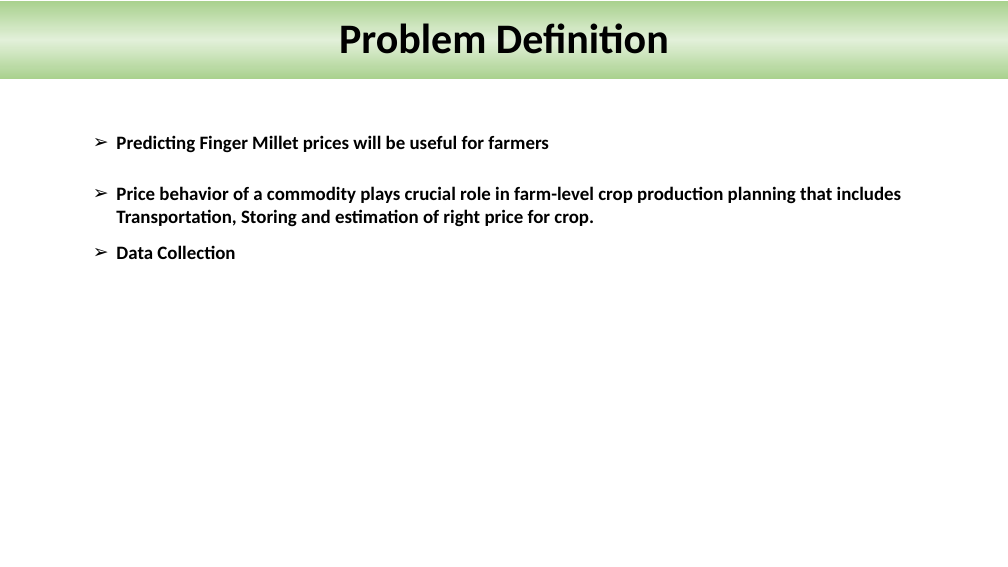
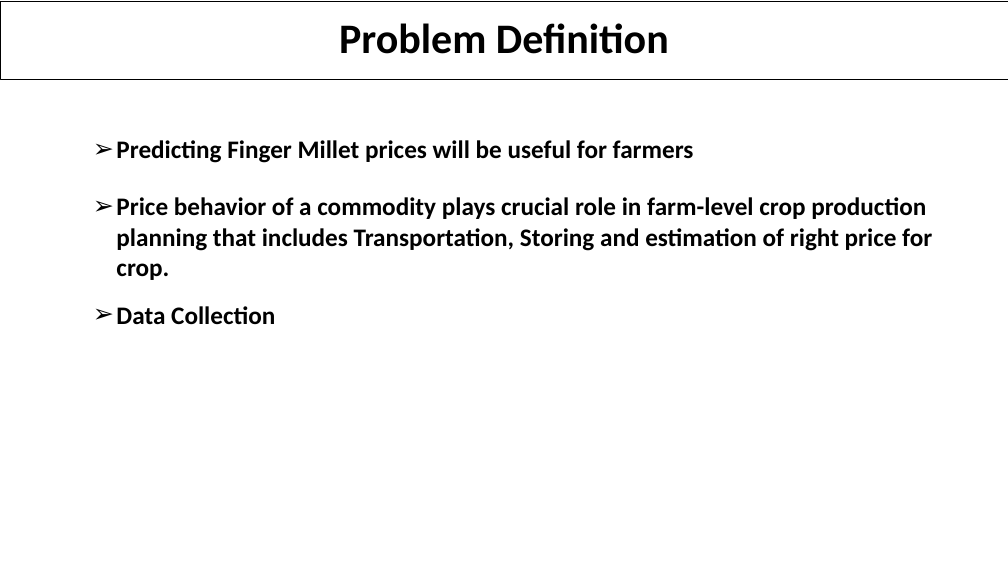
Before and after one commit to sanchanapradeep/aiml_capstone, a slide deck: slide 3 of Millets_Market Price_Prediction_Presentation_Group 7.pptx. Drawn at 1008x567 pixels with LibreOffice and Linux fonts; fonts in the diff are those of the drawing; background and template pictures are left out. Boxes give left, top, right and bottom in pixels: in the first picture for what was removed or moved away, otherwise in the second. Text is boxed around its words. In the diff, an @@ line names an element or a change of style, - is before the commit and + after.

```diff
--- a/Millets_Market Price_Prediction_Presentation_Group 7.pptx
+++ b/Millets_Market Price_Prediction_Presentation_Group 7.pptx
@@ title "Problem Definition" at box(0, 1, 1008, 79): fill gradient #A9D18E to #E2F0D9 to none; outline none to #000000 0.75 pt @@
@@ text "Price behavior of a commodity ...": place and size @@
-text "Price behavior of a commodity ..." at box(116, 186, 902, 227)
+text "Price behavior of a commodity ..." at box(116, 197, 932, 280)
@@ size 18 to 24 pt in 3 elements at box(116, 140, 694, 163), box(116, 197, 932, 280), box(116, 306, 275, 325) @@
@@ text "Data Collection": place and size @@
-text "Data Collection" at box(116, 245, 235, 259)
+text "Data Collection" at box(116, 306, 275, 325)
```
Also in this commit, not shown: 11 other slides changed.
